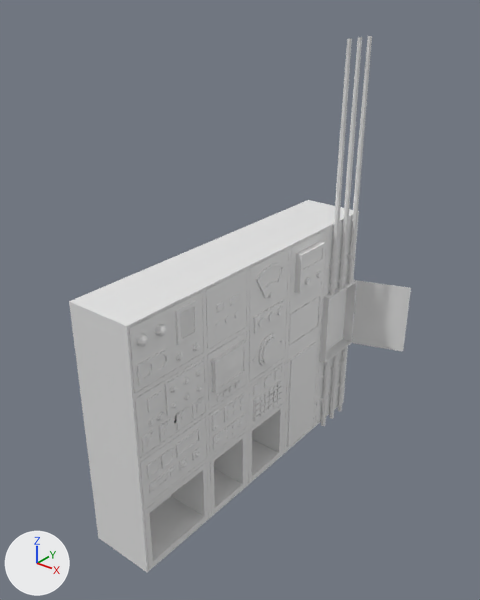
A saved change to the FBX model Assets/Art/Models/panel luz.fbx.
Both versions are drawn from a camera (50 mm lens) standing at (3.49, -4.26, 4.58) and looking at (0.11, -0.03, 1.96). Arrows for +X, +Y and +Z are at lower left; the lights stay in place. The older version comes first. Where no turn or scale is listed for an object, it has been applied to the vertices.

The older version as bpy lines, for what is in view:
```python
me_cube_001 = bpy.data.meshes.new('Cube.001')
me_cube_001.from_pydata(...)  # 6231 vertices, 6210 faces; spans x -0.31..0.41, y -1.0..2.24, z -1.0..1.38
me_cube_003 = bpy.data.meshes.new('Cube.003')
me_cube_003.from_pydata(...)  # 12 vertices, 8 faces; spans x -0.001..0.538, y -0.002..0.187, z -0.345..0.426
me_cube_005 = bpy.data.meshes.new('Cube.005')
me_cube_005.from_pydata(...)  # 44 vertices, 24 faces; spans x -0.009..0.009, y -0.232..0.232, z -0.679..0.394
me_cylinder_003 = bpy.data.meshes.new('Cylinder.003')
me_cylinder_003.from_pydata(...)  # 624 vertices, 564 faces; spans x -0.03..0.04, y -0.07..0.41, z -1.27..2.84
ob_panel_luz = bpy.data.objects.new('panel luz', me_cube_001)
ob_panel_luz.location = (0.0, -0.555, 1.014)
ob_panel_luz_001 = bpy.data.objects.new('panel luz.001', me_cube_005)
ob_panel_luz_001.location = (0.323, 0.741, 0.763)
ob_pierta = bpy.data.objects.new('pierta', me_cube_003)
ob_pierta.location = (0.382, 1.649, 1.211)
ob_tubos = bpy.data.objects.new('tubos', me_cylinder_003)
ob_tubos.location = (0.341, 1.2, 1.254)
```
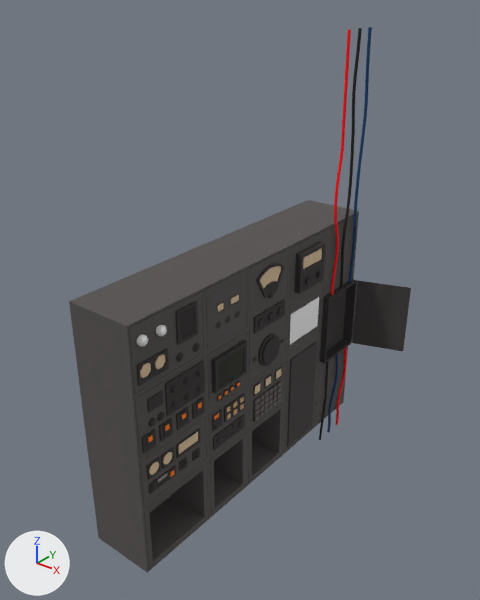
Diff of the bpy script that builds the scene:
```diff
--- a/Assets/Art/Models/panel luz.fbx.py
+++ b/Assets/Art/Models/panel luz.fbx.py
@@ me_cube_001 @@
 me_cube_001.from_pydata(...)  # 6231 vertices, 6210 faces; spans x -0.31..0.41, y -1.0..2.24, z -1.0..1.38
+# me_cube_001 part 1: 6114 of the faces centred in x -0.31..0.4, y -1.0..2.24, z -1.0..1.38 switch from no material to mat_normal (picture img_atlas_universal_albedo_a_png)
+# me_cube_001 part 2: texture (UV) coordinates of 6210 of 6210 faces, centred in x -0.31..0.4, y -1.0..2.24, z -1.0..1.38, changed; they spanned u 0.12..0.88, v 0.0..1.0 and now span u 0.07..0.96, v 0.13..0.73
+me_cube_001.materials.append(mat_emission)  # white #e7e7e7
+me_cube_001.materials.append(mat_material_001)  # white #e7e7e7
@@ me_cube_005 @@
 me_cube_005.from_pydata(...)  # 44 vertices, 24 faces; spans x -0.009..0.009, y -0.232..0.232, z -0.679..0.394
+me_cube_005.materials.append(mat_normal)  # picture img_atlas_universal_albedo_a_png
@@ me_cube_003 @@
 me_cube_003.from_pydata(...)  # 12 vertices, 8 faces; spans x -0.001..0.538, y -0.002..0.187, z -0.345..0.426
+me_cube_003.materials.append(mat_normal)  # picture img_atlas_universal_albedo_a_png
@@ ob_tubos @@
-ob_tubos = bpy.data.objects.new('tubos', me_cylinder_003)
@@ ob_béziercurve_005 @@
+ob_béziercurve_005 = bpy.data.objects.new('BézierCurve.005', me_béziercurve_005)  # 300 vertices, 288 faces; spans x -0.014..0.015, y -0.076..0.055, z 0.977..2.049; in mat_normal (picture img_atlas_universal_albedo_a_png)
+ob_béziercurve_005.location = (0.346, 1.555, -1.172)
@@ ob_béziercurve_001 @@
+ob_béziercurve_001 = bpy.data.objects.new('BézierCurve.001', me_béziercurve_001)  # 12 vertices, 8 faces; spans x -0.014..0.015, y -0.067..0.029, z 0.977..2.048; in mat_normal (picture img_atlas_universal_albedo_a_png)
+ob_béziercurve_001.location = (0.346, 1.186, -1.172)
@@ ob_béziercurve_002 @@
+ob_béziercurve_002 = bpy.data.objects.new('BézierCurve.002', me_béziercurve_002)  # 588 vertices, 576 faces; spans x -0.01..0.01, y -0.04..0.05, z -0.5..2.05; in mat_normal (picture img_atlas_universal_albedo_a_png)
+ob_béziercurve_002.location = (0.346, 1.373, 2.123)
@@ ob_béziercurve_003 @@
+ob_béziercurve_003 = bpy.data.objects.new('BézierCurve.003', me_béziercurve_003)  # 300 vertices, 288 faces; spans x -0.014..0.015, y -0.076..0.055, z 0.977..2.049; in mat_normal (picture img_atlas_universal_albedo_a_png)
+ob_béziercurve_003.location = (0.346, 1.373, -1.172)
@@ ob_béziercurve_004 @@
+ob_béziercurve_004 = bpy.data.objects.new('BézierCurve.004', me_béziercurve_004)  # 444 vertices, 432 faces; spans x -0.01..0.01, y -0.02..0.06, z -0.5..2.05; in mat_normal (picture img_atlas_universal_albedo_a_png)
+ob_béziercurve_004.location = (0.346, 1.555, 2.123)
@@ ob_béziercurve @@
+ob_béziercurve = bpy.data.objects.new('BézierCurve', me_béziercurve)  # 444 vertices, 432 faces; spans x -0.01..0.01, y -0.05..0.06, z -0.5..2.05; in mat_normal (picture img_atlas_universal_albedo_a_png)
+ob_béziercurve.location = (0.346, 1.186, 2.123)
```

Boxes (x1, y1, x2, y2) around the edits, measured in the pictures (480 x 600 px):
'panel luz', recoloured, surface changed (white to grey)
    both: (69, 200, 359, 573)
'tubos', deleted
    before: (320, 36, 372, 426)
'pierta', recoloured (white to black)
    both: (352, 280, 411, 351)
'panel luz.001', recoloured (white to black)
    both: (287, 342, 317, 447)
'BézierCurve', added
    after: (330, 30, 351, 295)
'BézierCurve.002', added
    after: (340, 28, 362, 289)
'BézierCurve.004', added
    after: (349, 27, 372, 283)
'BézierCurve.005', added
    after: (335, 347, 347, 425)
'BézierCurve.003', added
    after: (327, 354, 338, 433)
'BézierCurve.001', added
    after: (319, 361, 329, 440)
part 1 of me_cube_001, recoloured (white to grey)
    both: (69, 200, 359, 573)
part 2 of me_cube_001, surface changed (darker)
    both: (69, 200, 359, 573)
